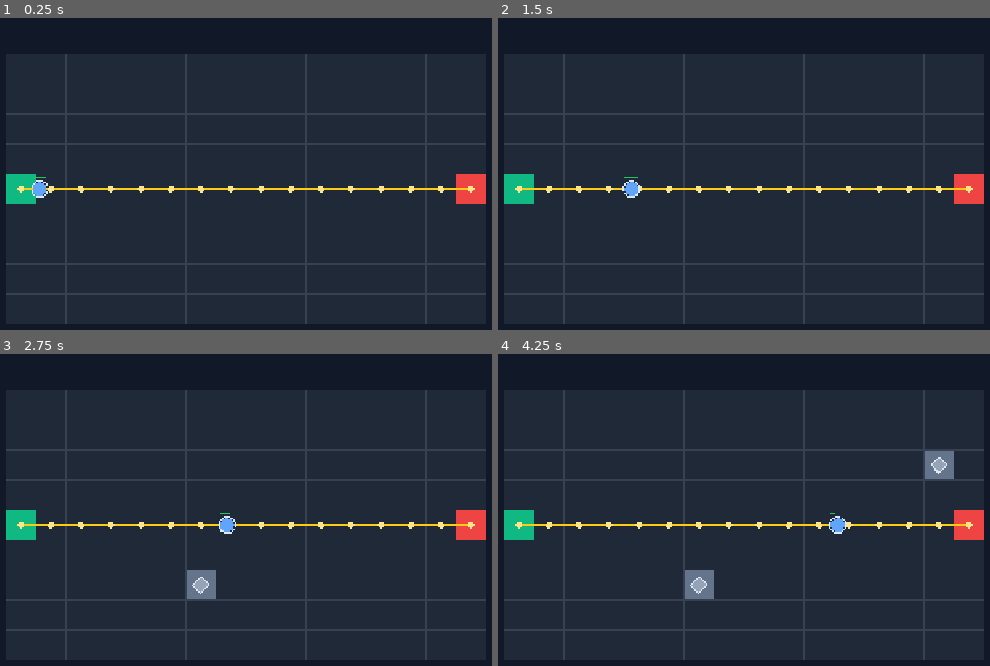
Above: before the commit, frames 1-4 (two rows, left to right).
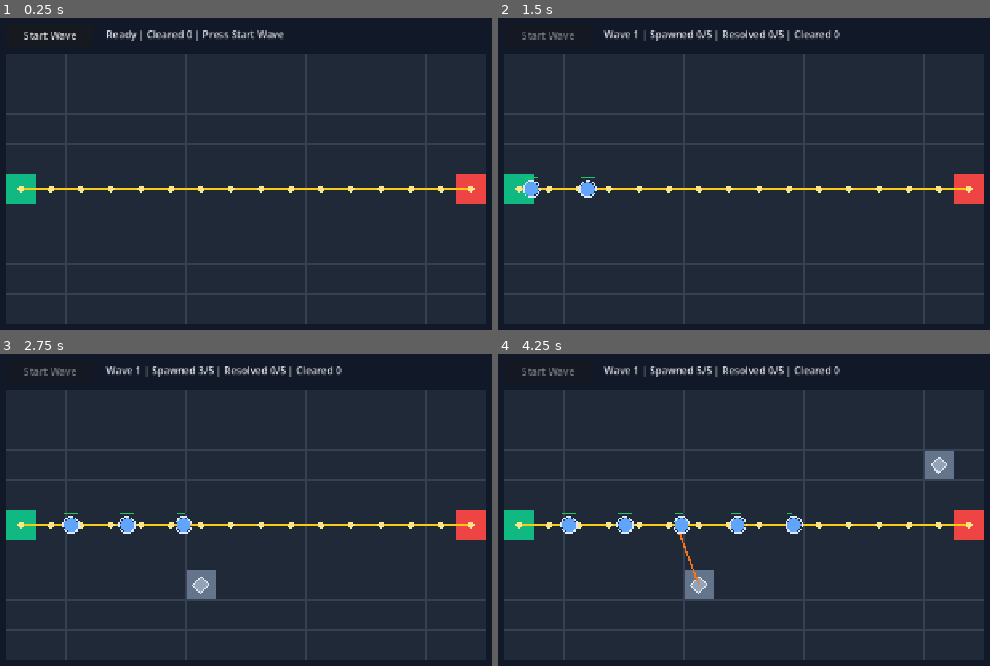
Above: after the commit, the same moments.

Repository: xian0310567/wallborn
Game: Godot game, scene res://scenes/main.tscn
Same seed, same stepped clock (60 frames per second), same inputs: the game is played once before the commit and once after it.
Inputs (mouse positions are in pixels of both pictures, inside the frame that each line leads up to):
- Up to frame 1 (0.25 s): no input
- Up to frame 2 (1.5 s): click (547, 36) at 0.5 s, where only the run after the commit has a clickable "Start Wave"; move the mouse to (outside the picture) at 1.27 s; click (outside the picture) at 1.42 s
- Up to frame 3 (2.75 s): move the mouse to (206, 597) at 2.02 s; click (206, 597) at 2.17 s
- Up to frame 4 (4.25 s): move the mouse to (945, 475) at 2.77 s; click (945, 475) at 2.92 s; move the mouse to (822, 665) at 3.52 s; click (822, 665) at 3.67 s

The runs differ from the first frame. In frame 1, 0.9% of the frame differs, in the area x 4-58%, y 3-58%; in frame 2, 1.4%; in frame 3, 1.5%; in frame 4, 1.9%, in the area x 4-71%, y 3-75%.

Commit message:
Add wave start and clear loop

Diff:
--- a/scripts/main.gd
+++ b/scripts/main.gd
@@ -14,21 +14,88 @@
 var defense_units: Dictionary = {}
 var attack_effects: Array[Dictionary] = []
 
+var wave_index := 0
+var wave_active := false
+var wave_enemies_to_spawn := 0
+var wave_spawned_count := 0
+var wave_resolved_count := 0
+var wave_spawn_timer := 0.0
+var wave_spawn_interval := 0.75
+var waves_cleared := 0
+var start_wave_button: Button = null
+
 func _ready() -> void:
 	path = grid.find_path()
+	_create_wave_button()
 	print("Wallborn boot OK")
 	print("Grid ready: %sx%s cells, cell_size=%s" % [grid.size.x, grid.size.y, grid.cell_size])
 	print("Path ready: %s cells" % path.size())
-	spawn_enemy()
 	queue_redraw()
 
 func _process(delta: float) -> void:
+	_update_wave(delta)
 	_update_defenses(delta)
 	_update_attack_effects(delta)
 
 func _unhandled_input(event: InputEvent) -> void:
 	if event is InputEventMouseButton and event.button_index == MOUSE_BUTTON_LEFT and event.pressed:
 		try_place_defense_at(event.position)
+
+func _create_wave_button() -> void:
+	start_wave_button = Button.new()
+	start_wave_button.text = "Start Wave"
+	start_wave_button.position = Vector2(64, 16)
+	start_wave_button.size = Vector2(140, 36)
+	start_wave_button.pressed.connect(start_wave)
+	add_child(start_wave_button)
+
+func _set_wave_button_enabled(enabled: bool) -> void:
+	if start_wave_button != null:
+		start_wave_button.disabled = not enabled
+
+func start_wave() -> bool:
+	if wave_active:
+		return false
+	if path.size() < 2:
+		push_warning("Cannot start wave: no valid path")
+		return false
+	wave_index += 1
+	wave_active = true
+	wave_enemies_to_spawn = 4 + wave_index
+	wave_spawned_count = 0
+	wave_resolved_count = 0
+	wave_spawn_timer = 0.0
+	_set_wave_button_enabled(false)
+	print("Wave %s started: %s enemies" % [wave_index, wave_enemies_to_spawn])
+	queue_redraw()
+	return true
+
+func _update_wave(delta: float) -> void:
+	if not wave_active:
+		return
+	if wave_spawned_count >= wave_enemies_to_spawn:
+		return
+	wave_spawn_timer -= delta
+	if wave_spawn_timer <= 0.0:
+		if spawn_enemy():
+			wave_spawned_count += 1
+			wave_spawn_timer = wave_spawn_interval
+		_check_wave_completed()
+
+func _record_enemy_resolved() -> void:
+	if wave_active:
+		wave_resolved_count += 1
+		_check_wave_completed()
+
+func _check_wave_completed() -> void:
+	if not wave_active:
+		return
+	if wave_spawned_count >= wave_enemies_to_spawn and wave_resolved_count >= wave_enemies_to_spawn:
+		wave_active = false
+		waves_cleared += 1
+		_set_wave_button_enabled(true)
+		print("Wave %s cleared" % wave_index)
+		queue_redraw()
 
 func try_place_defense_at(world_pos: Vector2) -> bool:
 	var cell: Vector2i = grid_view.world_to_cell(world_pos)
@@ -42,11 +109,11 @@
 	queue_redraw()
 	return true
 
-func spawn_enemy() -> void:
+func spawn_enemy() -> bool:
 	var path_points := _path_to_world_points(path)
 	if path_points.size() < 2:
 		push_warning("Cannot spawn enemy: no valid path")
-		return
+		return false
 	var enemy = EnemyScript.new()
 	enemy.setup(path_points, 120.0)
 	enemy.reached_goal.connect(_on_enemy_reached_goal)
@@ -54,17 +121,19 @@
 	enemies.append(enemy)
 	add_child(enemy)
 	print("Enemy spawned")
+	return true
 
 func _on_enemy_reached_goal(enemy: Node) -> void:
 	print("Enemy reached goal")
 	enemies.erase(enemy)
+	_record_enemy_resolved()
 	enemy.queue_free()
 
 func _on_enemy_died(enemy: Node) -> void:
 	print("Enemy defeated")
 	enemies.erase(enemy)
+	_record_enemy_resolved()
 	enemy.queue_free()
-
 
 func _create_defense_unit() -> Dictionary:
 	return {
@@ -143,6 +212,7 @@
 	_draw_cells()
 	_draw_path()
 	_draw_attack_effects()
+	_draw_wave_status()
 	_draw_grid_lines()
 
 func _draw_background() -> void:
@@ -188,6 +258,12 @@
 	for point in points:
 		draw_circle(point, 5.0, Color("#fde68a"))
 
+func _draw_wave_status() -> void:
+	var status := "Wave %s | Spawned %s/%s | Resolved %s/%s | Cleared %s" % [wave_index, wave_spawned_count, wave_enemies_to_spawn, wave_resolved_count, wave_enemies_to_spawn, waves_cleared]
+	if not wave_active:
+		status = "Ready | Cleared %s | Press Start Wave" % waves_cleared
+	draw_string(ThemeDB.fallback_font, Vector2(224, 39), status, HORIZONTAL_ALIGNMENT_LEFT, -1, 16, Color("#e5e7eb"))
+
 func _draw_grid_lines() -> void:
 	# Cell outlines are drawn in _draw_cells(). Keeping this hook makes future
 	# projection-specific overlays possible without coupling gameplay to rendering.
--- a/tests/test_combat.gd
+++ b/tests/test_combat.gd
@@ -6,8 +6,9 @@
 	var main = MainScript.new()
 	get_root().add_child(main)
 	await process_frame
+	_assert_true(main.spawn_enemy(), "combat test should spawn one enemy")
 
-	_assert_true(main.enemies.size() == 1, "main should spawn one enemy for combat test")
+	_assert_true(main.enemies.size() == 1, "main should have one enemy for combat test")
 	var enemy: Node = main.enemies[0]
 	enemy.position = main.grid_view.cell_to_world(Vector2i(3, 4))
 	var defense_cell := Vector2i(2, 4)
--- /dev/null
+++ b/tests/test_wave.gd
@@ -0,0 +1,40 @@
+extends SceneTree
+
+const MainScript := preload("res://scripts/main.gd")
+
+func _initialize() -> void:
+	var main = MainScript.new()
+	get_root().add_child(main)
+	await process_frame
+
+	_assert_true(not main.wave_active, "wave should start inactive")
+	_assert_true(main.enemies.is_empty(), "main should not auto-spawn enemies before wave start")
+	_assert_true(main.start_wave(), "start_wave should start a valid wave")
+	_assert_true(main.wave_active, "wave should become active")
+	_assert_true(not main.start_wave(), "start_wave should reject overlapping waves")
+	_assert_equal(main.wave_enemies_to_spawn, 5, "first wave should spawn five enemies")
+
+	for i in range(main.wave_enemies_to_spawn):
+		main._update_wave(main.wave_spawn_interval + 0.01)
+	_assert_equal(main.wave_spawned_count, main.wave_enemies_to_spawn, "wave should spawn all enemies sequentially")
+	_assert_equal(main.enemies.size(), main.wave_enemies_to_spawn, "spawned enemies should be alive until resolved")
+
+	for enemy in main.enemies.duplicate():
+		main._on_enemy_died(enemy)
+	_assert_equal(main.wave_resolved_count, main.wave_enemies_to_spawn, "wave should count resolved enemies")
+	_assert_true(not main.wave_active, "wave should end after all spawned enemies are resolved")
+	_assert_equal(main.waves_cleared, 1, "wave clear count should increment")
+
+	main.queue_free()
+	print("Wave tests passed")
+	quit(0)
+
+func _assert_true(value: bool, message: String) -> void:
+	if not value:
+		push_error(message)
+		quit(1)
+
+func _assert_equal(actual, expected, message: String) -> void:
+	if actual != expected:
+		push_error("%s. Expected %s, got %s" % [message, expected, actual])
+		quit(1)
Not shown, added: tests/test_wave.gd.uid
Not shown, changed: tools/test.ps1
